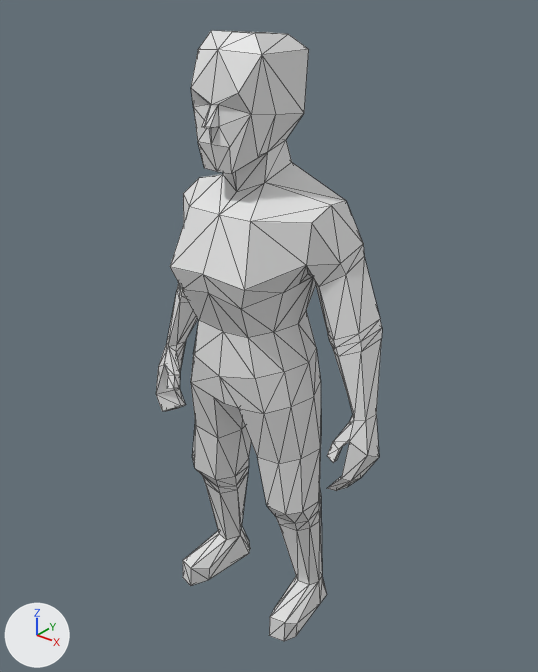
Two versions of the glTF model assets/meshes/player/Player.glb, one commit apart.
Rendered twice from a camera (50 mm lens) standing at (1.281, -1.546, 1.944) and looking at (0.023, 0.026, 0.969). The lights are fixed; the arrows at lower left show +X, +Y and +Z. The picture after the commit comes second. Mesh edges are drawn as thin lines. Vertices at exactly the same position are counted once.

The scene before the commit, as lines of its bpy script (objects in view):
```python
me_cube = bpy.data.meshes.new('Cube')
me_cube.from_pydata(...)  # 374 vertices, 746 faces; spans x -0.42..0.42, y -0.22..0.17, z 0.0..1.82
me_cube.materials.append(mat_material)  # white #e7e7e7
# before: 1 (0.15, 0.09, 0.95) at pixel (316, 347), 3 (0.17, -0.09, 0.95) at pixel (284, 371), 4 (0.0, 0.15, 0.93), 6 (0.0, -0.17, 0.91) at pixel (219, 376), 11 (0.0, 0.09, 1.04)
# before: 16 (0.12, -0.15, 0.93) at pixel (255, 378), 18 (0.08, 0.14, 0.93), 31 (0.19, 0.0, 0.95) at pixel (308, 362), 111 (0.0, 0.15, 0.84), 201 (-0.15, 0.09, 0.95)
# before: 203 (-0.17, -0.09, 0.95) at pixel (196, 338), 208 (-0.12, -0.15, 0.93) at pixel (193, 354), 210 (-0.08, 0.14, 0.93), 221 (-0.19, 0.0, 0.95)
ob_player = bpy.data.objects.new('Player', me_cube)
ob_player.location = (0.0, 0.0, 0.0)
```
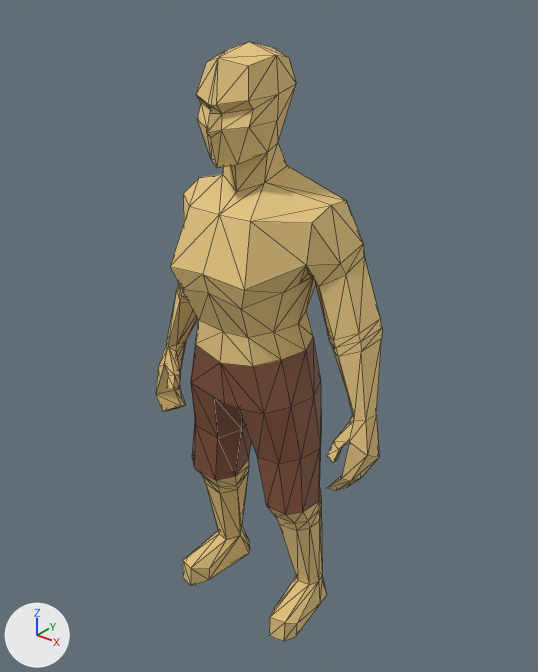
What differs and where, as boxes [x1, y1, x2, y2] in the pictures (538 x 672 px; the box of a moved part takes in the faces that stretch with it):
'Player', reshaped: before [156, 30, 382, 641]; after [156, 42, 382, 641]
part 1 of me_cube, moved or reshaped: [191, 311, 321, 414] in both
part 2 of me_cube, moved or reshaped: before [191, 30, 346, 201]; after [196, 42, 346, 201]
part 3 of me_cube, recoloured (white to beige): [156, 152, 382, 641] in both
part 4 of me_cube, recoloured (white to brown): before [191, 349, 321, 515]; after [191, 338, 321, 515]

What the commit changed:
Material 'skin' (mat_skin) is new.
Its base color is (0.8, 0.576, 0.226) (beige #e7c883).
Its roughness is 0.9.
Material 'pants' (mat_pants) is new.
Its base color is (0.247, 0.0948, 0.0496) (brown #88573f).
me_cube is used by ob_player; location (0.0, 0.0, 0.0).
Verts and faces of me_cube; kept vertices keep their numbers, new ones are numbered from 374.
me_cube had 374 vertices, 746 faces and spanned x -0.42..0.42, y -0.22..0.17, z 0.0..1.82.
me_cube now has 371 vertices, 740 faces and spans x -0.42..0.42, y -0.22..0.16, z 0.0..1.79.
Part 1, on me_cube:
Vertices 1, 3, 31 move by (-0.01, 0.0, 0.03).
Vertices 201, 203, 221 move by (0.01, 0.0, 0.03).
Vertex 4 moves to (0.0, 0.13, 0.99).
Vertex 6 moves to (0.0, -0.17, 0.95), pixel (220, 362).
Vertex 11 moves to (0.0, 0.11, 1.04).
Vertex 16 moves to (0.11, -0.15, 0.97), pixel (253, 366).
Vertex 18 moves to (0.07, 0.12, 0.99).
Vertex 208 moves to (-0.11, -0.15, 0.97), pixel (195, 344).
Vertex 210 moves to (-0.07, 0.12, 0.99).
Vertex 111 moves to (0.0, 0.12, 0.84).
Part 2, on me_cube:
33 vertices are removed from x -0.11..0.11, y -0.2..0.09, z 1.49..1.82.
82 faces are deleted.
11 vertices move from x -0.11..0.09, y -0.1..0.17, z 1.28..1.81 to x -0.1..0.07, y -0.13..0.14, z 1.36..1.79.
30 vertices are added at x -0.1..0.1, y -0.19..0.07, z 1.5..1.77.
76 new faces join them, mat_skin (beige #e7c883).
me_cube part 3: 565 faces spanning x -0.42..0.42, y -0.22..0.16, z 0.0..1.68 switch from mat_material (white #e7e7e7) to mat_skin (beige #e7c883).
me_cube part 4: 100 faces spanning x -0.24..0.24, y -0.17..0.13, z 0.44..0.99 switch from mat_material (white #e7e7e7) to mat_pants (brown #88573f).
